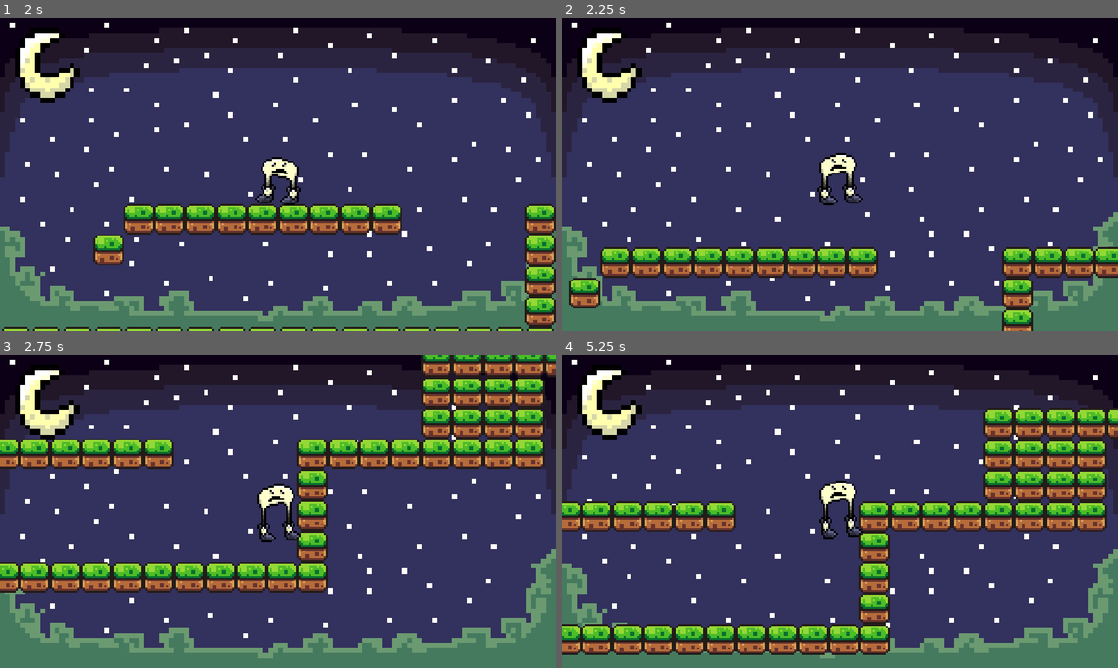
Above: before the commit, frames 1-4 (two rows, left to right).
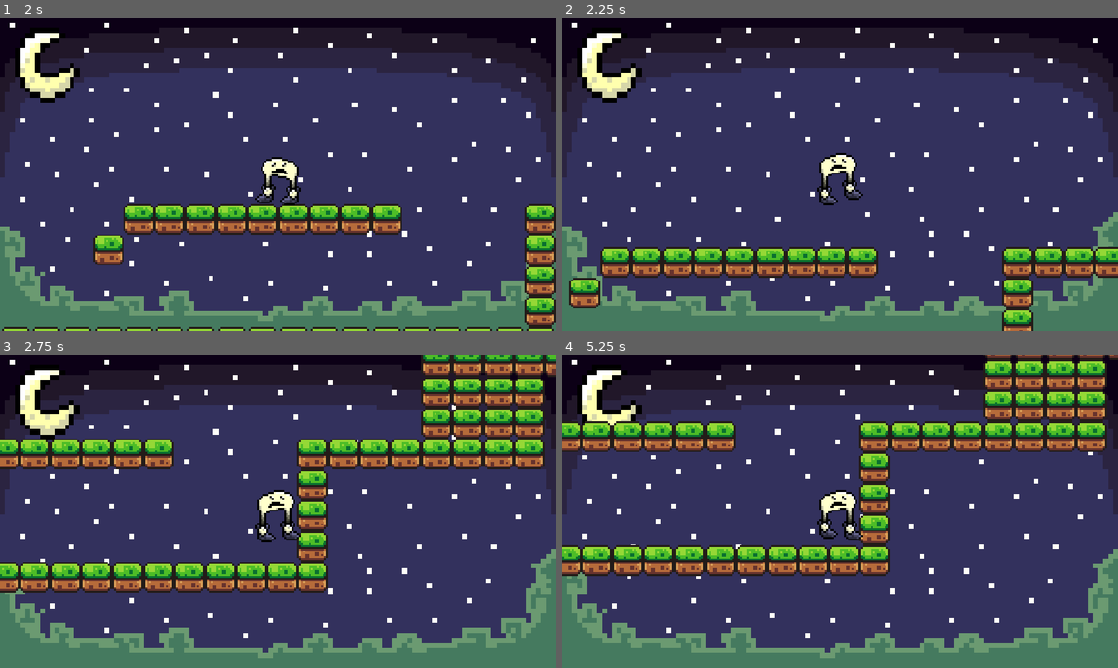
Above: after the commit, the same moments.

Repository: menlojacob/MoonShoesGame
Game: Godot game, scene res://Scenes/game.tscn
Two runs of this game, one before a commit and one after it. Both use one fixed random seed, a clock stepped at 60 frames per second and the inputs below.
Inputs:
- Up to frame 1 (2 s): click "Start" at 0.5 s; click "Level 1" at 1.25 s
- Up to frame 2 (2.25 s): hold Right (move_right) from 2.03 s (still down); hold Space (jump) from 2.03 s (still down); tap Shift (Dash) at 2.1 s
- Up to frame 3 (2.75 s): keep holding Right (move_right); keep holding Space (jump)
- Up to frame 4 (5.25 s): release Space (jump) at 2.78 s; tap Space (jump) at 2.85, 3.02, 3.32, 4.52, 4.82 s; tap Shift (Dash) at 3.05, 3.6, 4.35 s; release Right (move_right) at 3.53 s; hold Left (move_left) 3.53-4.28 s; hold Space (jump) 3.53-4.28 s; hold Right (move_right) from 4.28 s (still down); hold Space (jump) from 5.03 s (still down)

Frame 1 is identical in both runs. In frame 2, 0.2% of the frame differs, in the area x 50-55%, y 51-60%; in frame 3, 0.5%; in frame 4, 35%, in the area x 0-100%, y 0-96%.

Commit message:
added variable jump height
hold jump to jump higher

Diff:
--- a/Scripts/character_controller.gd
+++ b/Scripts/character_controller.gd
@@ -2,6 +2,7 @@
 
 const SPEED = 110.0
 const JUMP_VELOCITY = -300.0
+const JUMP_CANCEL_FACTOR = 0.5 #when you do a short jump, it's JUMP_VELOCITY * JUMP_CANCEL_FACTOR
 
 @onready var character = get_parent()
 @onready var collisionArea = character.get_node("EnemyCollision")
@@ -12,7 +13,14 @@
 var jumping = false # for the jump animation so it doesnt get overwritten
 var movementLocked = 0 #if above 0, A and D keys will not influence horizontal movement
 var direction = null
+var lastValidDirection = 1
 var isDoingAction = false #dashing, ground pounding, etc.
+var jumpReleased = false
+
+func jump():
+	character.velocity.y = JUMP_VELOCITY
+	jumping = true
+	jumpReleased = false
 
 func _physics_process(delta: float) -> void:
 	# Get the input direction and handle the movement/deceleration.
@@ -21,22 +29,21 @@
 		# Add the gravity.
 		if not character.is_on_floor():
 			character.velocity += character.get_gravity() * delta
-		else:
-			jumping = false
 
 		# Handle jump.
 		if Input.is_action_just_pressed("jump") and character.is_on_floor():
-			character.velocity.y = JUMP_VELOCITY
-			jumping = true
+			jump()
 
 		direction = Input.get_axis("move_left", "move_right")
 		if direction:
 			character.velocity.x = direction * SPEED
+			lastValidDirection = direction
 		else:
 			character.velocity.x = move_toward(character.velocity.x, 0, SPEED)
 
 	if character.is_on_floor():
 		lastJumpedOnEnemyId = 0
+		jumping = false
 
 	handle_animations(direction)
 
@@ -73,10 +80,15 @@
 					handle_animations(direction)
 
 					if not isMovementLocked():
-						character.velocity.y = JUMP_VELOCITY
+						jump()
 
 					enemyController.jumped_on()
 					lastJumpedOnEnemyId = body.get_instance_id()
+
+	if (not Input.is_action_pressed("jump")) and (character.velocity.y > -275) and (character.velocity.y < 0) and (not jumpReleased):
+		print(character.velocity.y)
+		jumpReleased = true
+		character.velocity.y *= JUMP_CANCEL_FACTOR
 
 	character.move_and_slide()
 
@@ -97,6 +109,9 @@
 func getDirection():
 	return direction
 
+func getLastValidDirection():
+	return lastValidDirection
+
 func getDoingAction():
 	return isDoingAction
 
--- a/Scripts/dash_ability.gd
+++ b/Scripts/dash_ability.gd
@@ -12,7 +12,7 @@
 
 func dash(initialDelta):
 	currentDashTime = initialDelta
-	currentDashDirection = characterController.getDirection()
+	currentDashDirection = characterController.getLastValidDirection()
 	characterController.lockMovement()
 	characterController.setDoingAction(true)
 
